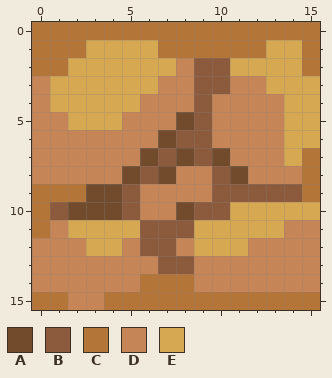
Pixel-art sprite: Scenes/Worlds/StageOne/Textures/Ground/dirt-000.png. The first picture shows the starting point.
The file is 16x16 pixels.
Palette (. is transparent): A #724b2c  B #8c5b3e  C #b47538  D #c68556  E #d6a851
Pixels before, first column x 0:
 0 CCCCCCCCCCCCCCCC
 1 CCCEEEECCCCCCEEC
 2 CCEEEEEEDBBEEEEC
 3 DEEEEEEDDBBDDEEE
 4 DEEEEEDDDBDDDDEE
 5 DDEEEDDDABDDDDEE
 6 DDDDDDDABBDDDDEE
 7 DDDDDDABABADDDEC
 8 DDDDDABADDBADDDC
 9 CCCAABDDDDBBBBBC
10 CBAAABDDABBEEEEE
11 CDEEEEBBBEEEEEDD
12 DDDEEDBBDEEEDDDD
13 DDDDDDDBBDDDDDDD
14 DDDDDDCCCDDDDDDD
15 CCDDCCCCCCCCCCCC
And afterwards:
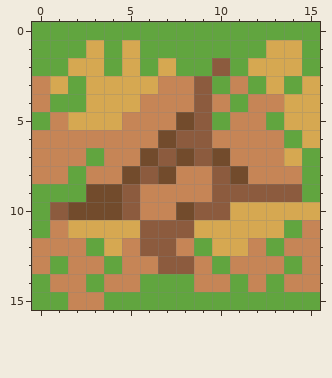
Edits made:
colour C: #b47538 -> #61a53f
Changed rows in their new state; - is a pixel that keeps its letter.
first column x 0:
 1 ----C-C--------
 2 ----C-C-CC-C---
 3 --C-------C-C-C
 4 -CC--------C---
 5 C---------C--C-
 6 --------------C
 7 ---C-----------
 8 --C------------
11 --------------C
12 ---C-----C---C-
13 -C--C-----C---C
14 C--C-------C-C-
Changed places in both pictures, as pixel boxes (x1, y1, x2, y2):
changed: (32, 22, 320, 310)
